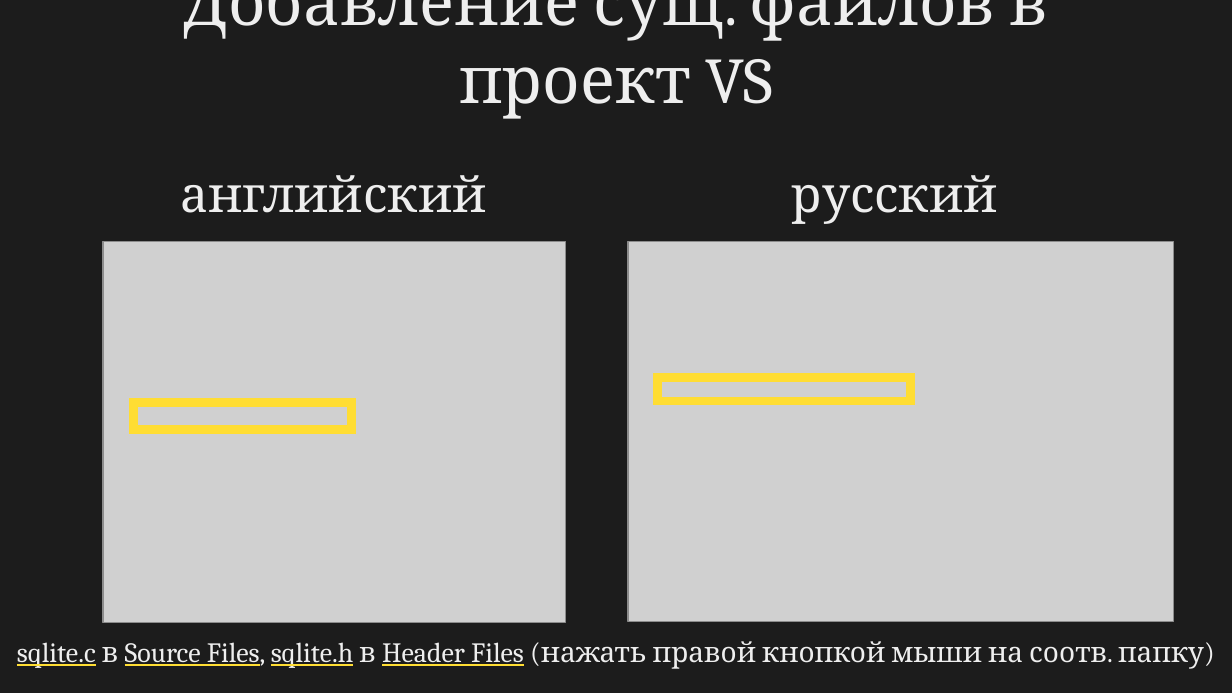
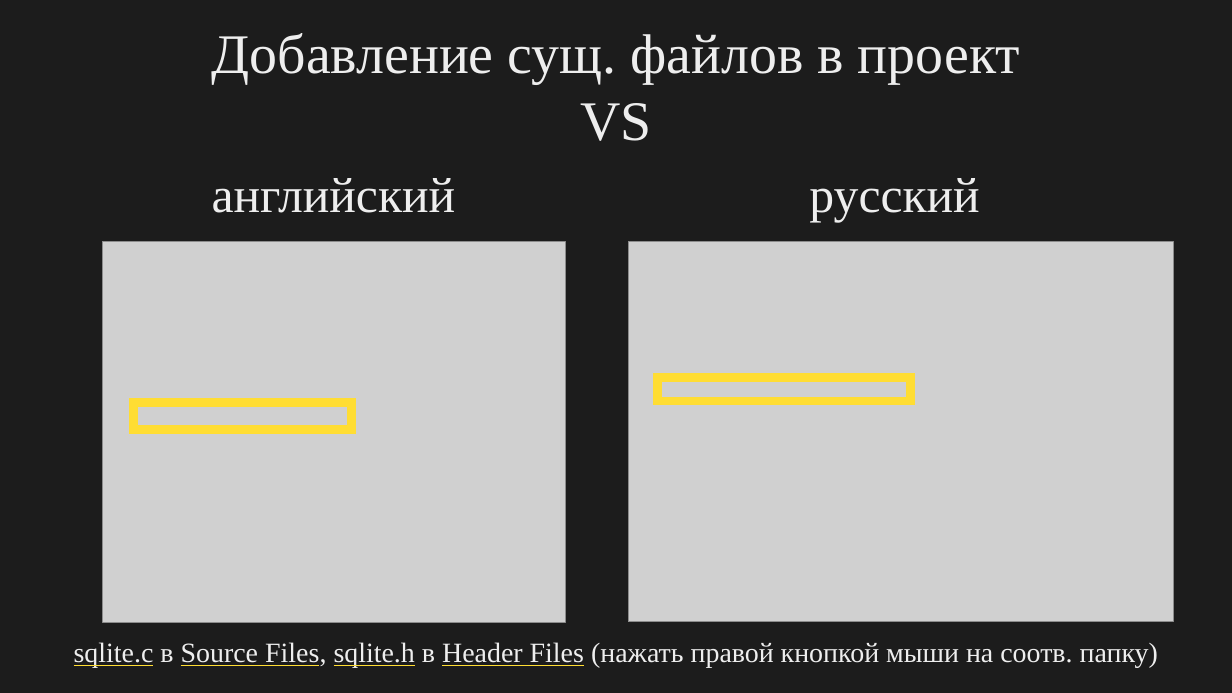
Before and after one commit to Evtish/sqlite-cpp-example, a slide deck: slide 11 of instructions.pptx. Drawn at 1232x693 pixels with LibreOffice and Linux fonts; fonts in the diff are those of the drawing; grey boxes stand for pictures. Boxes give left, top, right and bottom in pixels: in the first picture for what was removed or moved away, otherwise in the second. Text is boxed around its words. In the diff, an @@ line names an element or a change of style, - is before the commit and + after.

```diff
--- a/instructions.pptx
+++ b/instructions.pptx
@@ text "Добавление сущ. файлов в проект ..." moved from (x1=184, y1=0, x2=1049, y2=119) to (x1=212, y1=33, x2=1020, y2=141) @@
@@ text "Добавление сущ. файлов в проект ..." at (x1=212, y1=33, x2=1020, y2=141): size 42 to 36 pt, font Cambria to Times New Roman; vertical alignment bottom to top @@
@@ font Cambria to Times New Roman in 3 elements at (x1=809, y1=178, x2=979, y2=223), (x1=212, y1=178, x2=456, y2=213), (x1=74, y1=642, x2=1158, y2=667) @@
```
Also in this commit, not shown: 11 other slides changed.
